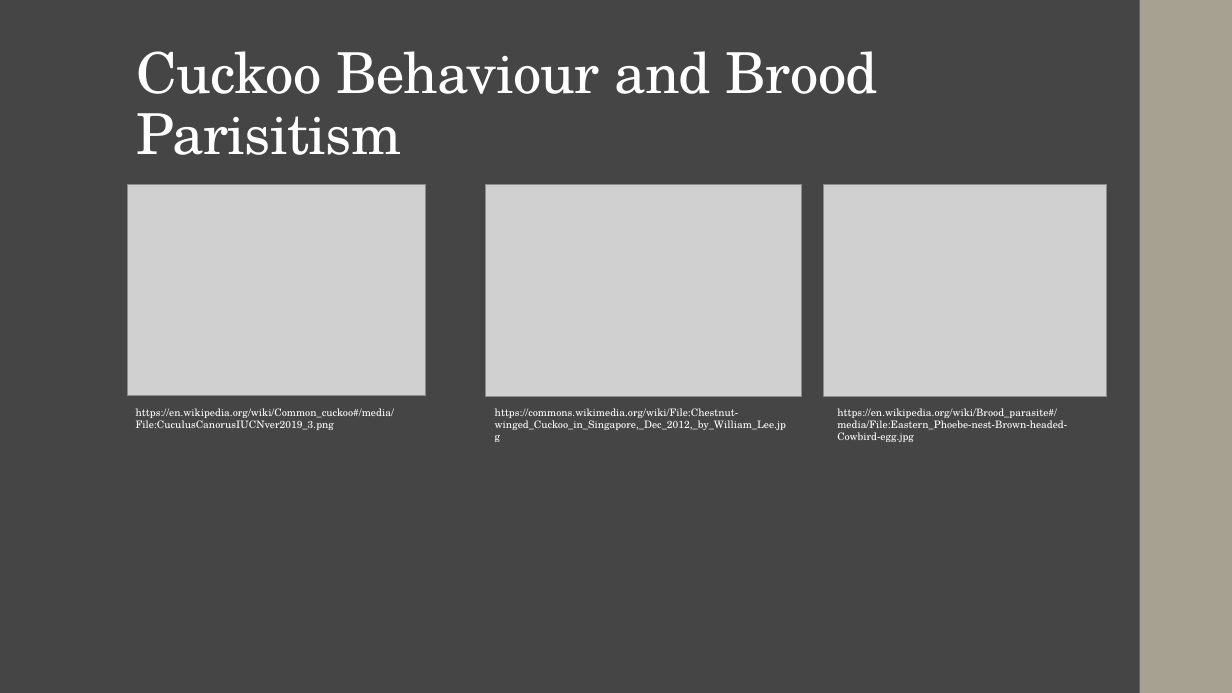
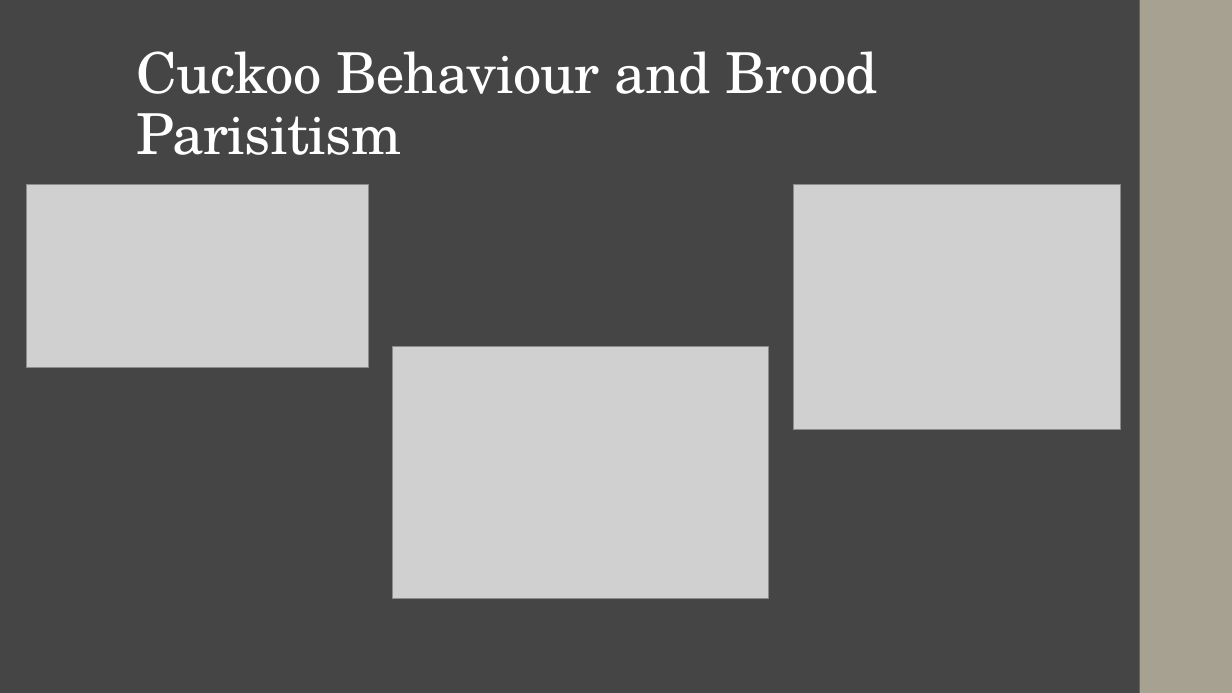
Before and after one commit to jwhowes/project, a slide deck: slide 3 of presentation_1_shorter.pptx. Drawn at 1232x693 pixels with LibreOffice and Linux fonts; fonts in the diff are those of the drawing; grey boxes stand for pictures. Boxes give left, top, right and bottom in pixels: in the first picture for what was removed or moved away, otherwise in the second. Text is boxed around its words. In the diff, an @@ line names an element or a change of style, - is before the commit and + after.

```diff
--- a/presentation_1_shorter.pptx
+++ b/presentation_1_shorter.pptx
@@ picture: place and size @@
-picture at (128, 185, 426, 396)
+picture at (26, 184, 368, 367)
@@ picture: place and size @@
-picture at (824, 184, 1107, 396)
+picture at (793, 184, 1120, 430)
@@ picture: place and size @@
-picture at (486, 185, 802, 396)
+picture at (393, 347, 769, 598)
@@ text removed at (136, 408, 394, 430) @@
-https://en.wikipedia.org/wiki/Common_cuckoo#/media/File:CuculusCanorusIUCNver2019_3.png
@@ text removed at (495, 408, 786, 430) @@
-https://commons.wikimedia.org/wiki/File:Chestnut-winged_Cuckoo_in_Singapore,_Dec_2012,_by_William_Lee.jpg
@@ text removed at (837, 408, 1067, 442) @@
-https://en.wikipedia.org/wiki/Brood_parasite#/media/File:Eastern_Phoebe-nest-Brown-headed-Cowbird-egg.jpg
```
Also in this commit, not shown: 5 other slides changed.
